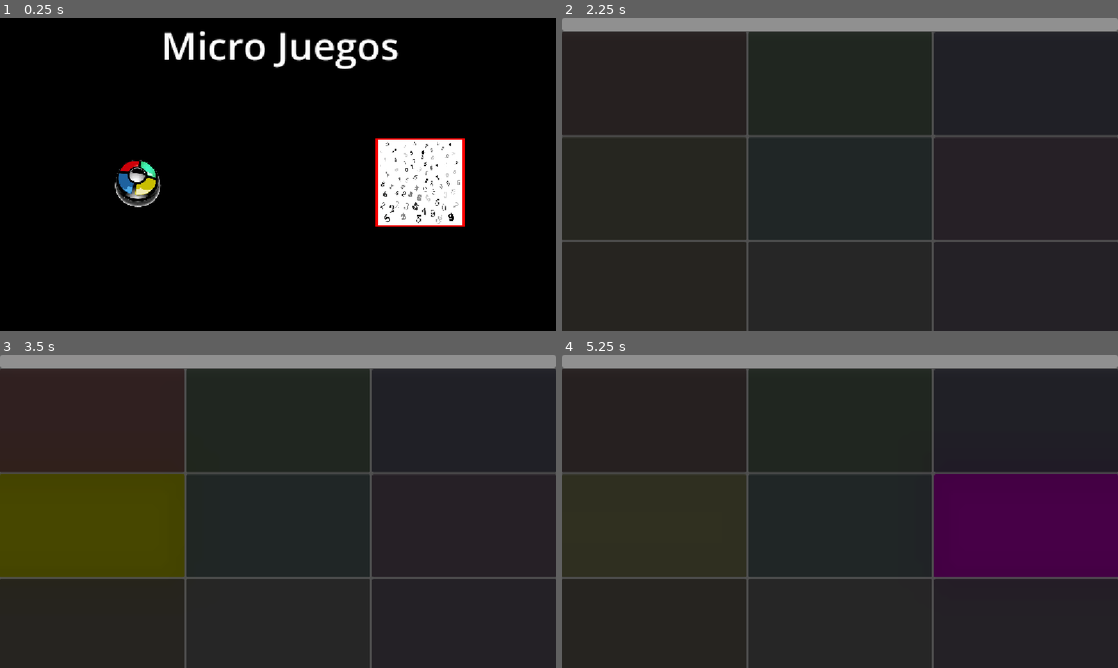
Above: before the commit, frames 1-4 (two rows, left to right).
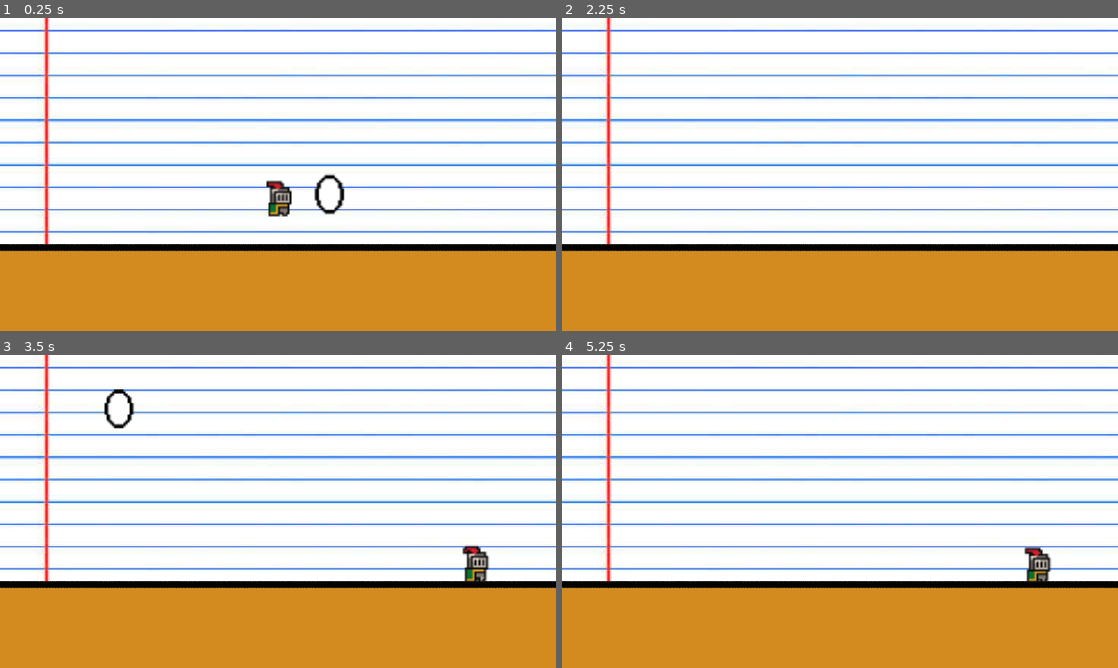
Above: after the commit, the same moments.

Repository: Mochytk/INF377-Microjuegos
Game: Godot game, scene res://Microgames/lluvia-de-notas/scenes/lluvia_de_notas.tscn
Two runs of this game, one before a commit and one after it. Both use one fixed random seed, a clock stepped at 60 frames per second and the inputs below.
Inputs (mouse positions are in pixels of both pictures, inside the frame that each line leads up to):
- Up to frame 1 (0.25 s): no input
- Up to frame 2 (2.25 s): tap Enter (ui_accept) at 0.5, 0.77, 1.52, 2 s; hold Right (ui_right) 0.53-2.03 s; hold Left (ui_left) from 2.03 s (still down)
- Up to frame 3 (3.5 s): release Left (ui_left) at 2.75 s; click (94, 408) at 2.77 s
- Up to frame 4 (5.25 s): click (840, 408) at 3.52 s; click (1023, 408) at 4.27 s; click (656, 511) at 5.02 s

The runs differ from the first frame. In frame 1, 94% of the frame differs, in the area x 0-100%, y 0-100%; in frame 2, 100%; in frame 3, 100%; in frame 4, 100%.

Commit message:
rollback a versión estable

Diff:
--- a/inf-377-microjuegos/Core/core.gd
+++ /dev/null
@@ -1,69 +0,0 @@
-extends Control
-
-@onready var transition_ui = $TransitionUI
-@onready var instruction_label = $TransitionUI/InstructionLabel
-# Asigna aquí las rutas correctas a tus nodos ReferenceRect en el editor
-@onready var border_simon = $TransitionUI/HBoxContainer/IconSimon/BordeRojo
-@onready var border_lluvia = $TransitionUI/HBoxContainer/IconLluvia/BordeRojo
-
-var microgames: Array[String] = [
-	"res://Microgames/Simon_Says/simon_says_microgame.tscn",
-    "res://Microgames/lluvia-de-notas/scenes/lluvia_de_notas.tscn"
-]
-
-var score: int = 0
-var lives: int = 3
-var current_game_instance: Node = null
-
-func _ready() -> void:
-	start_roulette()
-
-func start_roulette() -> void:
-	transition_ui.show()
-	instruction_label.text = "Micro Juegos"
-
-	var borders = [border_simon, border_lluvia]
-	# El número de saltos ahora es aleatorio (entre 5 y 15 veces)
-	var loops = randi_range(5, 15)
-	var delay = 0.15
-	var selected_index = 0
-
-	for i in range(loops):
-		for b in borders:
-			b.hide()
-
-		selected_index = i % borders.size()
-		borders[selected_index].show()
-
-		await get_tree().create_timer(delay).timeout
-		delay *= 0.9
-
-	var chosen_game_path = microgames[selected_index]
-
-	instruction_label.text = "¡PREPÁRATE!"
-	await get_tree().create_timer(0.8).timeout
-
-	for b in borders:
-		b.hide()
-
-	transition_ui.hide()
-	var scene_resource = load(chosen_game_path)
-	current_game_instance = scene_resource.instantiate()
-	add_child(current_game_instance)
-
-func end_microgame(won: bool) -> void:
-	if current_game_instance:
-		current_game_instance.queue_free()
-
-	if won:
-		score += 1
-		print("¡Minijuego superado! Puntaje: ", score)
-	else:
-		lives -= 1
-		print("¡Fallaste! Vidas restantes: ", lives)
-
-	if lives > 0:
-		start_roulette()
-	else:
-		instruction_label.text = "GAME OVER"
-		transition_ui.show()
--- a/inf-377-microjuegos/Core/core.tscn
+++ /dev/null
@@ -1,94 +0,0 @@
-[gd_scene format=3 uid="uid://drjpup85pqric"]
-
-[ext_resource type="Script" uid="uid://dwvnjtviw0hc" path="res://Core/core.gd" id="1_7wmpk"]
-[ext_resource type="Texture2D" uid="uid://diiwkbqft2t4w" path="res://Shared_Assets/png-transparent-simon-clone-game-modern-flat-escape-android-game-video-game-android-removebg-preview.png" id="2_1oq05"]
-[ext_resource type="Texture2D" uid="uid://cim7amyjk0sr1" path="res://Shared_Assets/lluvia_numeros.png" id="3_tjgqf"]
-
-[sub_resource type="LabelSettings" id="LabelSettings_p1uti"]
-font_size = 80
-
-[node name="Core" type="Control" unique_id=309319848]
-layout_mode = 3
-anchors_preset = 15
-anchor_right = 1.0
-anchor_bottom = 1.0
-grow_horizontal = 2
-grow_vertical = 2
-script = ExtResource("1_7wmpk")
-
-[node name="TransitionUI" type="ColorRect" parent="." unique_id=1857654034]
-layout_mode = 1
-anchors_preset = 15
-anchor_right = 1.0
-anchor_bottom = 1.0
-offset_left = 1.0
-offset_right = 15.0
-offset_bottom = 20.0
-grow_horizontal = 2
-grow_vertical = 2
-color = Color(0, 0, 0, 1)
-
-[node name="InstructionLabel" type="Label" parent="TransitionUI" unique_id=1681848990]
-layout_mode = 1
-anchors_preset = -1
-anchor_right = 0.49
-anchor_bottom = 0.50100005
-offset_top = 1.0
-offset_right = 588.66
-offset_bottom = 325.33197
-grow_horizontal = 2
-grow_vertical = 2
-text = "MicroJuegos"
-label_settings = SubResource("LabelSettings_p1uti")
-horizontal_alignment = 1
-
-[node name="HBoxContainer" type="HBoxContainer" parent="TransitionUI" unique_id=672621087]
-layout_mode = 1
-anchors_preset = 15
-anchor_right = 1.0
-anchor_bottom = 1.0
-offset_left = -6.0
-offset_top = 7.0
-offset_right = -6.0
-offset_bottom = 7.0
-grow_horizontal = 2
-grow_vertical = 2
-
-[node name="IconSimon" type="TextureRect" parent="TransitionUI/HBoxContainer" unique_id=1387835927]
-custom_minimum_size = Vector2(180, 180)
-layout_mode = 2
-size_flags_horizontal = 6
-size_flags_vertical = 4
-texture = ExtResource("2_1oq05")
-expand_mode = 1
-stretch_mode = 5
-flip_h = true
-
-[node name="BordeRojo" type="ReferenceRect" parent="TransitionUI/HBoxContainer/IconSimon" unique_id=1164100601]
-layout_mode = 1
-anchors_preset = 15
-anchor_right = 1.0
-anchor_bottom = 1.0
-grow_horizontal = 2
-grow_vertical = 2
-border_width = 5.0
-editor_only = false
-
-[node name="IconLluvia" type="TextureRect" parent="TransitionUI/HBoxContainer" unique_id=213811936]
-custom_minimum_size = Vector2(180, 180)
-layout_mode = 2
-size_flags_horizontal = 6
-size_flags_vertical = 4
-texture = ExtResource("3_tjgqf")
-expand_mode = 1
-stretch_mode = 5
-
-[node name="BordeRojo" type="ReferenceRect" parent="TransitionUI/HBoxContainer/IconLluvia" unique_id=1430963069]
-layout_mode = 1
-anchors_preset = 15
-anchor_right = 1.0
-anchor_bottom = 1.0
-grow_horizontal = 2
-grow_vertical = 2
-border_width = 5.0
-editor_only = false
--- a/inf-377-microjuegos/Microgames/Simon_Says/simon_says_microgame.gd
+++ /dev/null
@@ -1,84 +0,0 @@
-extends Control
-
-@onready var grid = $GridContainer
-@onready var buttons = grid.get_children()
-@onready var timer_bar = $ProgressBar
-@onready var game_over_ui = $GameOverUI
-@onready var heart_icon = $GameOverUI/HeartIcon # Asegúrate de que los nombres coincidan
-
-var sequence: Array = []
-var player_step: int = 0
-var is_player_turn: bool = false
-var time_left: float = 3.0
-
-var button_colors: Array[Color] = [
-	Color.RED, Color.GREEN, Color.BLUE, Color.YELLOW, Color.CYAN,
-	Color.MAGENTA, Color.ORANGE, Color.WHITE, Color.PURPLE
-]
-
-func _ready() -> void:
-	game_over_ui.hide()
-	timer_bar.max_value = 3.0
-	timer_bar.value = 3.0
-
-	for i in range(buttons.size()):
-		buttons[i].pressed.connect(_on_button_pressed.bind(i))
-		buttons[i].modulate = button_colors[i].darkened(0.6)
-
-	start_microgame()
-
-func _process(delta: float) -> void:
-	if is_player_turn and time_left > 0:
-		time_left -= delta
-		timer_bar.value = time_left
-		if time_left <= 0:
-			lose_game()
-
-func start_microgame() -> void:
-	sequence.clear()
-	player_step = 0
-	for i in range(5):
-		sequence.append(randi() % buttons.size())
-	show_sequence()
-
-func show_sequence() -> void:
-	is_player_turn = false
-	await get_tree().create_timer(0.5).timeout
-
-	for index in sequence:
-		await flash_button(index, 0.5)
-		await get_tree().create_timer(0.3).timeout
-
-	time_left = 3.0 # Segundos que tiene el jugador para completar todo
-	is_player_turn = true
-
-func flash_button(index: int, time: float) -> void:
-	var btn = buttons[index]
-	# Al multiplicar el color por un valor > 1, el WorldEnvironment lo hace brillar
-	btn.modulate = button_colors[index] * 2.5
-
-	await get_tree().create_timer(time).timeout
-	btn.modulate = button_colors[index].darkened(0.6)
-
-func _on_button_pressed(index: int) -> void:
-	if not is_player_turn:
-		return
-
-	flash_button(index, 0.2)
-
-	if index == sequence[player_step]:
-		player_step += 1
-		if player_step >= sequence.size():
-			win_game()
-	else:
-		lose_game()
-
-func win_game() -> void:
-	is_player_turn = false
-	# get_parent() llama al Core y ejecuta su función
-	get_parent().end_microgame(true)
-
-func lose_game() -> void:
-	is_player_turn = false
-	# get_parent() llama al Core y ejecuta su función
-	get_parent().end_microgame(false)
--- a/inf-377-microjuegos/Microgames/Simon_Says/simon_says_microgame.tscn
+++ /dev/null
@@ -1,101 +0,0 @@
-[gd_scene format=3 uid="uid://bm44488j8uxuv"]
-
-[ext_resource type="Script" uid="uid://clapu3s4ph3am" path="res://Microgames/Simon_Says/simon_says_microgame.gd" id="1_qn4h8"]
-
-[sub_resource type="Environment" id="Environment_p1uti"]
-background_mode = 3
-glow_enabled = true
-glow_intensity = 1.54
-glow_bloom = 0.11
-
-[node name="SimonSaysMicrogame" type="Control" unique_id=900250134]
-layout_mode = 3
-anchors_preset = 15
-anchor_right = 1.0
-anchor_bottom = 1.0
-grow_horizontal = 2
-grow_vertical = 2
-script = ExtResource("1_qn4h8")
-
-[node name="GridContainer" type="GridContainer" parent="." unique_id=942863412]
-layout_mode = 1
-anchors_preset = 15
-anchor_right = 1.0
-anchor_bottom = 1.0
-grow_horizontal = 2
-grow_vertical = 2
-offset_transform_enabled = true
-offset_transform_position = Vector2(0, 29.05)
-columns = 3
-
-[node name="Boton 1" type="Button" parent="GridContainer" unique_id=1551624183]
-layout_mode = 2
-size_flags_horizontal = 3
-size_flags_vertical = 3
-
-[node name="Boton 2" type="Button" parent="GridContainer" unique_id=1298149697]
-layout_mode = 2
-size_flags_horizontal = 3
-size_flags_vertical = 3
-
-[node name="Boton 3" type="Button" parent="GridContainer" unique_id=116316766]
-layout_mode = 2
-size_flags_horizontal = 3
-size_flags_vertical = 3
-
-[node name="Boton 4" type="Button" parent="GridContainer" unique_id=2012670993]
-layout_mode = 2
-size_flags_horizontal = 3
-size_flags_vertical = 3
-
-[node name="Boton 5" type="Button" parent="GridContainer" unique_id=2034060818]
-layout_mode = 2
-size_flags_horizontal = 3
-size_flags_vertical = 3
-
-[node name="Boton 6" type="Button" parent="GridContainer" unique_id=529227110]
-layout_mode = 2
-size_flags_horizontal = 3
-size_flags_vertical = 3
-
-[node name="Boton 7" type="Button" parent="GridContainer" unique_id=1402597637]
-layout_mode = 2
-size_flags_horizontal = 3
-size_flags_vertical = 3
-
-[node name="Boton 8" type="Button" parent="GridContainer" unique_id=980379561]
-layout_mode = 2
-size_flags_horizontal = 3
-size_flags_vertical = 3
-
-[node name="Boton 9" type="Button" parent="GridContainer" unique_id=879108239]
-layout_mode = 2
-size_flags_horizontal = 3
-size_flags_vertical = 3
-
-[node name="WorldEnvironment" type="WorldEnvironment" parent="." unique_id=339634108]
-environment = SubResource("Environment_p1uti")
-
-[node name="GameOverUI" type="Control" parent="." unique_id=1403461262]
-visible = false
-anchors_preset = 0
-offset_right = 1154.0
-offset_bottom = 641.0
-
-[node name="GameOver" type="TextureRect" parent="GameOverUI" unique_id=1685103798]
-layout_mode = 0
-offset_right = 40.0
-offset_bottom = 40.0
-
-[node name="HeartIcon" type="TextureRect" parent="GameOverUI" unique_id=1782577528]
-layout_mode = 0
-offset_right = 40.0
-offset_bottom = 40.0
-
-[node name="ProgressBar" type="ProgressBar" parent="." unique_id=1747353785]
-layout_mode = 1
-anchors_preset = 10
-anchor_right = 1.0
-offset_bottom = 27.0
-grow_horizontal = 2
-show_percentage = false
--- a/inf-377-microjuegos/Microgames/lluvia-de-notas/scenes/lluvia_de_notas.tscn
+++ b/inf-377-microjuegos/Microgames/lluvia-de-notas/scenes/lluvia_de_notas.tscn
@@ -9,20 +9,15 @@
 [sub_resource type="GDScript" id="GDScript_xo5yo"]
 script/source = "extends Node2D
 
-var game_ended: bool = false
 
+# Called when the node enters the scene tree for the first time.
 func _ready() -> void:
-	# Tiempo límite de supervivencia al estilo WarioWare
-	await get_tree().create_timer(4.0).timeout
-	if not game_ended:
-		game_ended = true
-		get_parent().end_microgame(true)
+	pass # Replace with function body.
 
-# Esta función la llamará el spawner si chocamos con un \"cero\"
-func game_over() -> void:
-	if not game_ended:
-		game_ended = true
-		get_parent().end_microgame(false)
+
+# Called every frame. 'delta' is the elapsed time since the previous frame.
+func _process(delta: float) -> void:
+	pass
 "
 
 [sub_resource type="WorldBoundaryShape2D" id="WorldBoundaryShape2D_8dto7"]
--- a/inf-377-microjuegos/Microgames/lluvia-de-notas/scripts/spawn-notas.gd
+++ b/inf-377-microjuegos/Microgames/lluvia-de-notas/scripts/spawn-notas.gd
@@ -2,12 +2,13 @@
 
 const cienn = preload("res://Microgames/lluvia-de-notas/scenes/cien.tscn")
 const ceroo = preload("res://Microgames/lluvia-de-notas/scenes/cero.tscn")
+
 var random = RandomNumberGenerator.new()
 var valid = true
-var game_ended = true
+
 func _ready() -> void:
 	random.randomize()
-	# Eliminamos el retraso de 3 segundos para que inicie de inmediato
+	await get_tree().create_timer(3.0).timeout
 	spawn()
 
 func GetRandomPos() -> Vector2:
@@ -17,31 +18,24 @@
 func spawn():
 	while valid:
 		var i = random.randi_range(0, 1)
+
 		if i == 0:
 			var cero_spawn = ceroo.instantiate()
 			cero_spawn.position = GetRandomPos()
+
 			cero_spawn.colision_cero.connect(_on_cero_colision_cero)
+
 			add_child(cero_spawn)
 		else:
 			var cien_spawn = cienn.instantiate()
 			cien_spawn.position = GetRandomPos()
 			add_child(cien_spawn)
 
-		# Reducido de 5.0 a 0.5 segundos para que sea un desafío rápido
-		await get_tree().create_timer(0.5).timeout
+		await get_tree().create_timer(5.0).timeout
+
+
 
 func _on_cero_colision_cero() -> void:
 	valid = false
 	get_tree().change_scene_to_file("res://Microgames/lluvia-de-notas/scenes/game_over.tscn")
 	print("perdiste")
-	game_ended = false
-	# Avisamos de la derrota a la escena principal
-	get_parent().game_over()
-
-
-
-# Esta función la llamará el spawner si chocamos
-func game_over() -> void:
-	if not game_ended:
-		game_ended = true
-		get_parent().end_microgame(false)
--- a/inf-377-microjuegos/project.godot
+++ b/inf-377-microjuegos/project.godot
@@ -12,7 +12,6 @@
 
 config/name="INF377-Microjuegos"
 run/main_scene="uid://dp1pybakcmlfh"
-run/main_scene="uid://drjpup85pqric"
 config/features=PackedStringArray("4.7", "GL Compatibility")
 config/icon="res://icon.svg"
 
Not shown, removed: inf-377-microjuegos/Core/core.gd.uid
Not shown, removed: inf-377-microjuegos/Microgames/Simon_Says/simon_says_microgame.gd.uid
Binary file removed: inf-377-microjuegos/Shared_Assets/game_over.jpeg
Not shown, removed: inf-377-microjuegos/Shared_Assets/game_over.jpeg.import
Binary file removed: inf-377-microjuegos/Shared_Assets/lluvia_numeros.png
Not shown, removed: inf-377-microjuegos/Shared_Assets/lluvia_numeros.png.import
Binary file removed: inf-377-microjuegos/Shared_Assets/png-clipart-undertale-heart-games-undertale.png
Not shown, removed: inf-377-microjuegos/Shared_Assets/png-clipart-undertale-heart-games-undertale.png.import
Binary file removed: inf-377-microjuegos/Shared_Assets/png-transparent-simon-clone-game-modern-flat-escape-android-game-video-game-android-removebg-preview.png
Not shown, removed: inf-377-microjuegos/Shared_Assets/png-transparent-simon-clone-game-modern-flat-escape-android-game-video-game-android-removebg-preview.png.import
Binary file removed: inf-377-microjuegos/Shared_Assets/png-transparent-simon-clone-game-modern-flat-escape-android-game-video-game-android.png
Not shown, removed: inf-377-microjuegos/Shared_Assets/png-transparent-simon-clone-game-modern-flat-escape-android-game-video-game-android.png.import
(and 13 more such lines)
